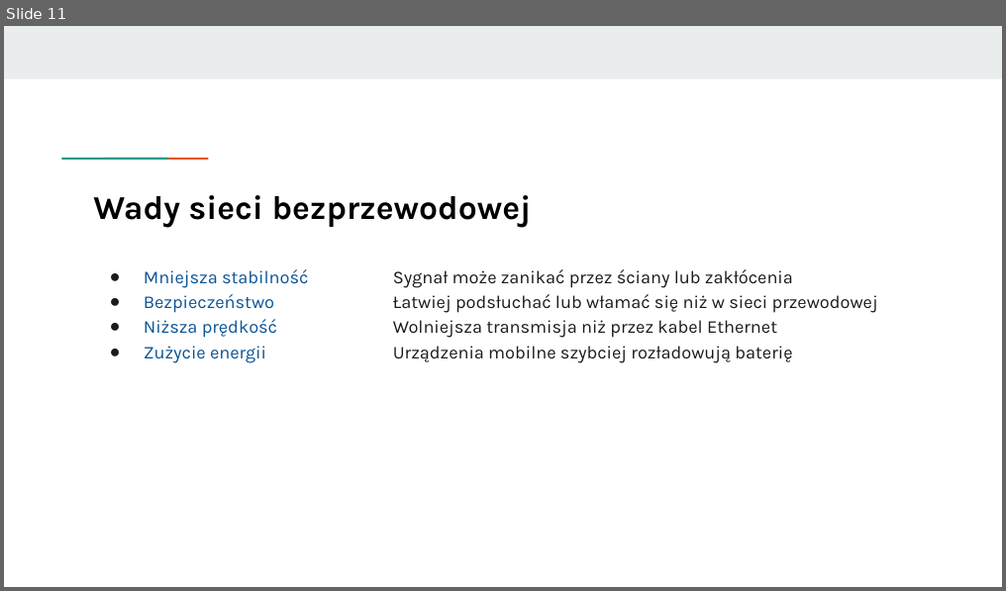
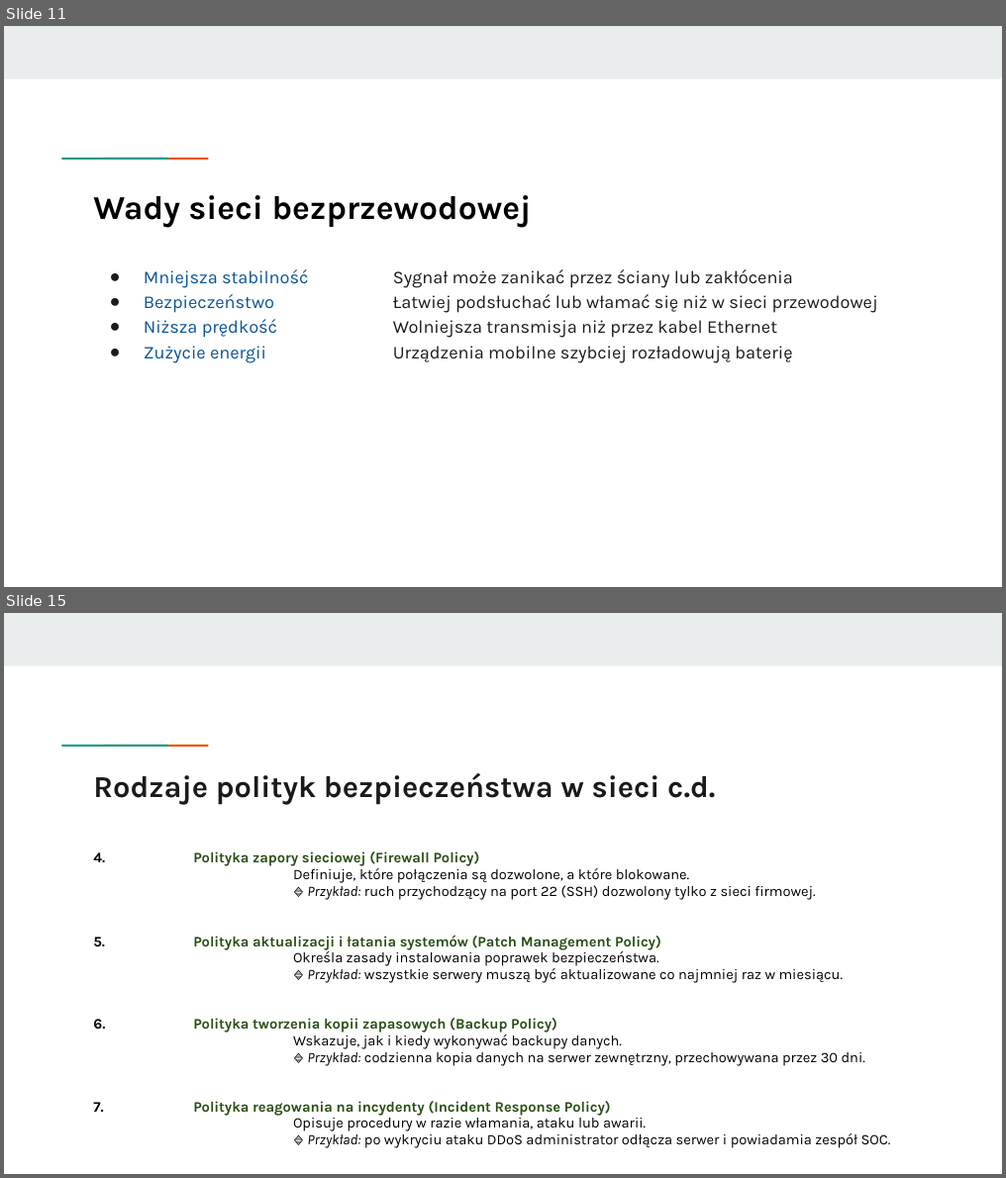
Before and after one commit to KasiaKasia/PRZEDMIOTY, a slide deck: ZASTOSOWANIE_INFORMATYKI/1A-gr_2/Zastosowanie informatyki - 1A gr. 2-plik2.pptx. Shown one above the other, each under a label of ours: slide 11 before the commit, slides 11 and 15 after it; the slides between them are not shown. The pictures are 1006x591 and 1006x1178 pixels, drawn with LibreOffice and Linux fonts; fonts in the diff are those of the drawing. Boxes give left, top, right and bottom in pixels: in the first picture for what was removed or moved away, otherwise in the second. Text is boxed around its words. In the diff, an @@ line names an element or a change of style, - is before the commit and + after.

```diff
--- a/ZASTOSOWANIE_INFORMATYKI/1A-gr_2/Zastosowanie informatyki - 1A gr. 2-plik2.pptx
+++ b/ZASTOSOWANIE_INFORMATYKI/1A-gr_2/Zastosowanie informatyki - 1A gr. 2-plik2.pptx
@@ slide 15 added at [4, 613, 1002, 1174], background #FFFFFF; not listed: 3 template elements that a slide beside it also shows @@
@@ title added at [93, 773, 715, 805], 22 pt, text #1A1A1A, bold @@
+Rodzaje polityk bezpieczeństwa w sieci c.d.
@@ text added at [93, 852, 891, 1149], 10.5 pt, text #000000 @@
+4. Polityka zapory sieciowej (Firewall Policy)
+Definiuje, które połączenia są dozwolone, a które blokowane.
+🔹 Przykład: ruch przychodzący na port 22 (SSH) dozwolony tylko z sieci firmowej.
+5. Polityka aktualizacji i łatania systemów (Patch Management Policy)
+Określa zasady instalowania poprawek bezpieczeństwa.
+🔹 Przykład: wszystkie serwery muszą być aktualizowane co najmniej raz w miesiącu.
+6. Polityka tworzenia kopii zapasowych (Backup Policy)
+Wskazuje, jak i kiedy wykonywać backupy danych.
+🔹 Przykład: codzienna kopia danych na serwer zewnętrzny, przechowywana przez 30 dni.
+7. Polityka reagowania na incydenty (Incident Response Policy)
+Opisuje procedury w razie włamania, ataku lub awarii.
+🔹 Przykład: po wykryciu ataku DDoS administrator odłącza serwer i powiadamia zespół SOC.
```
Also in this commit, not shown: 9 other slides added, 1 other file.
